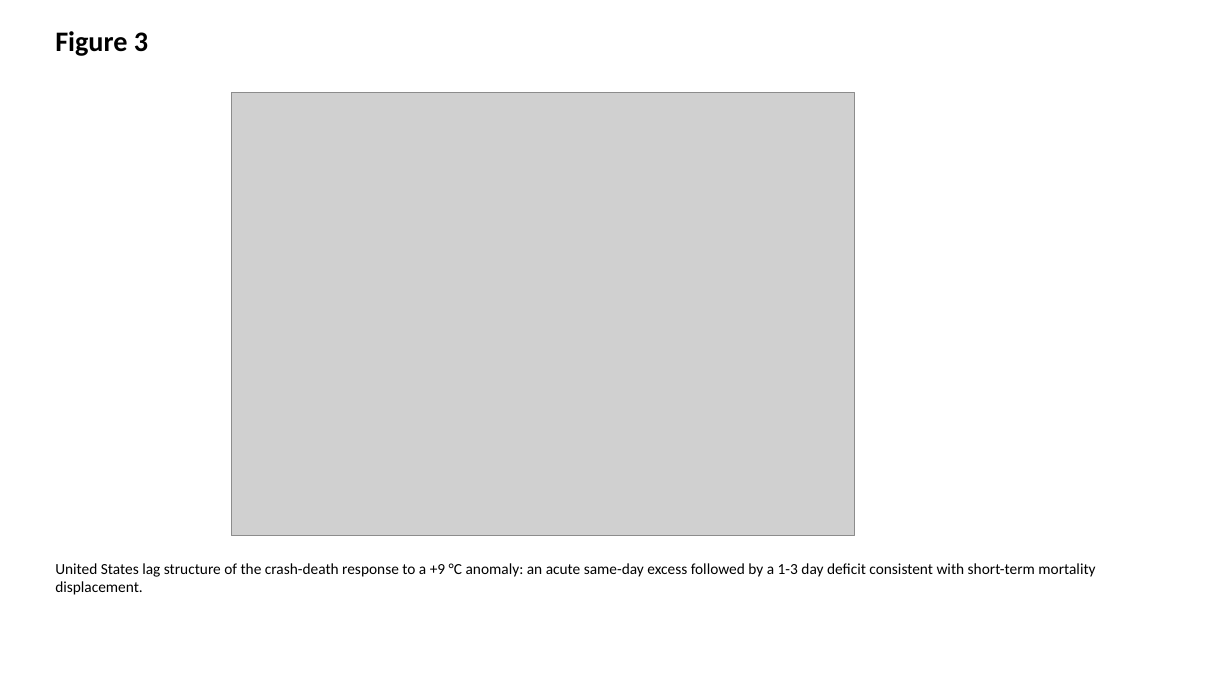
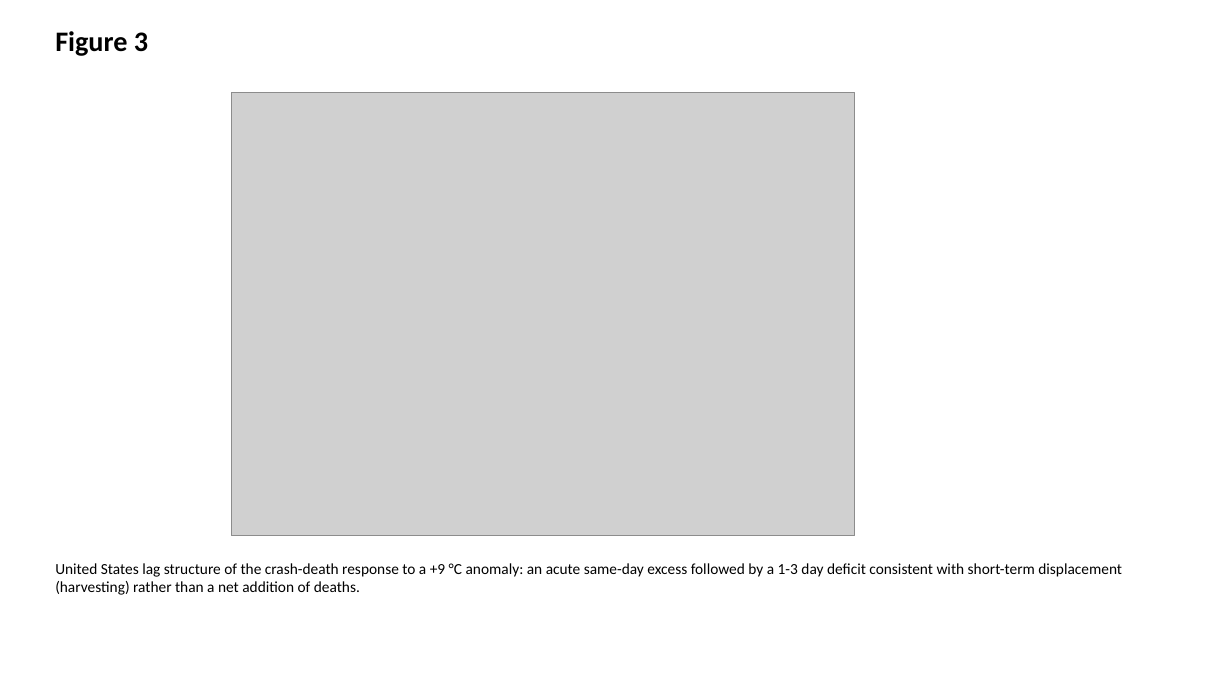
Before and after one commit to bougtoir/heat-accidents-mortality, a slide deck: slide 3 of heat_accidents_mortality/output/manuscript/figures.pptx. Drawn at 1232x693 pixels with LibreOffice and Linux fonts; fonts in the diff are those of the drawing; grey boxes stand for pictures. Boxes give left, top, right and bottom in pixels: in the first picture for what was removed or moved away, otherwise in the second. Text is boxed around its words. In the diff, an @@ line names an element or a change of style, - is before the commit and + after.

```diff
--- a/heat_accidents_mortality/output/manuscript/figures.pptx
+++ b/heat_accidents_mortality/output/manuscript/figures.pptx
@@ text at bbox=[55, 563, 1122, 595]: text changed @@
-United States lag structure of the crash-death response to a +9 °C anomaly: an acute same-day excess followed by a 1-3 day deficit consistent with short-term mortality displacement.
+United States lag structure of the crash-death response to a +9 °C anomaly: an acute same-day excess followed by a 1-3 day deficit consistent with short-term displacement (harvesting) rather than a net addition of deaths.
```
Also in this commit, not shown: 12 other files.
